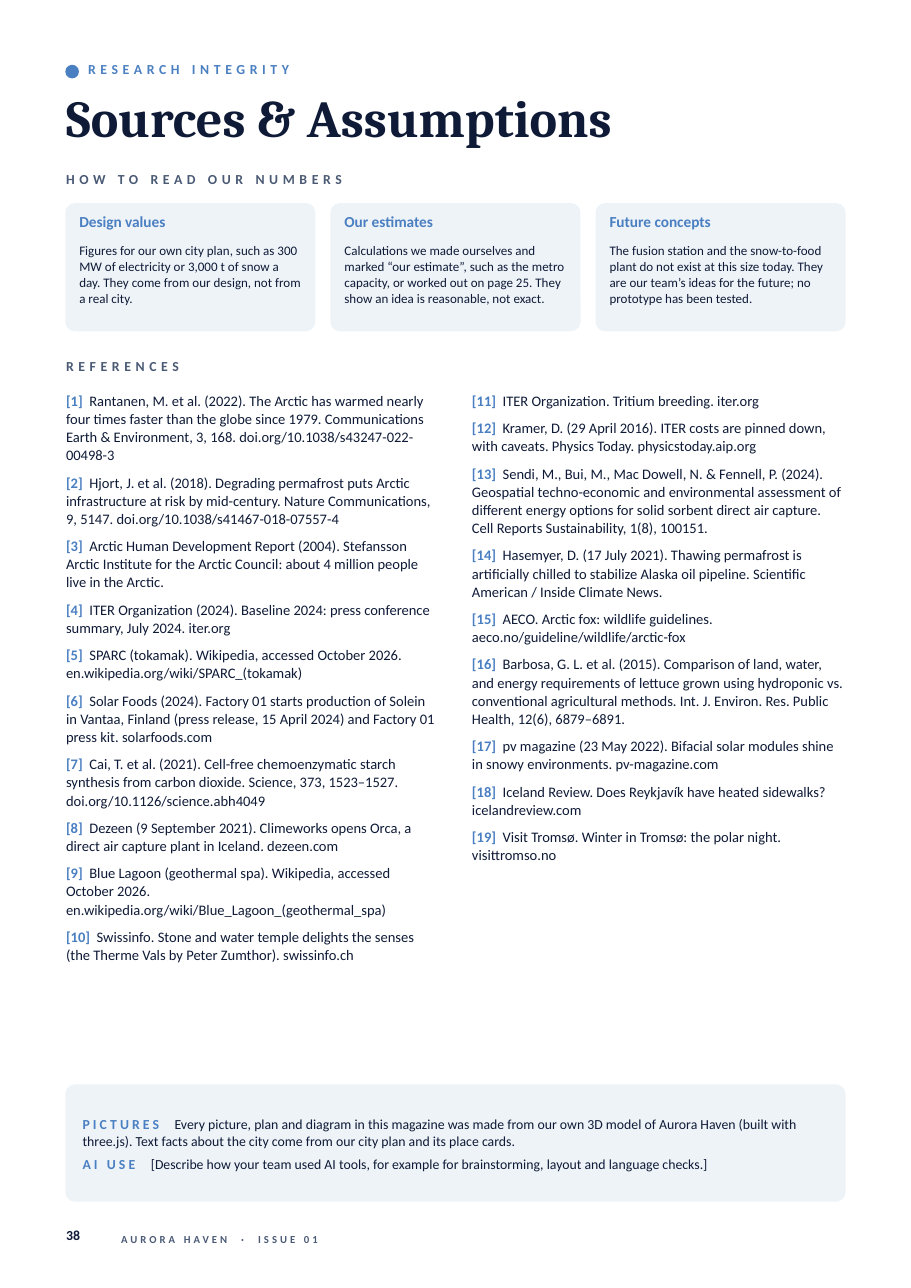
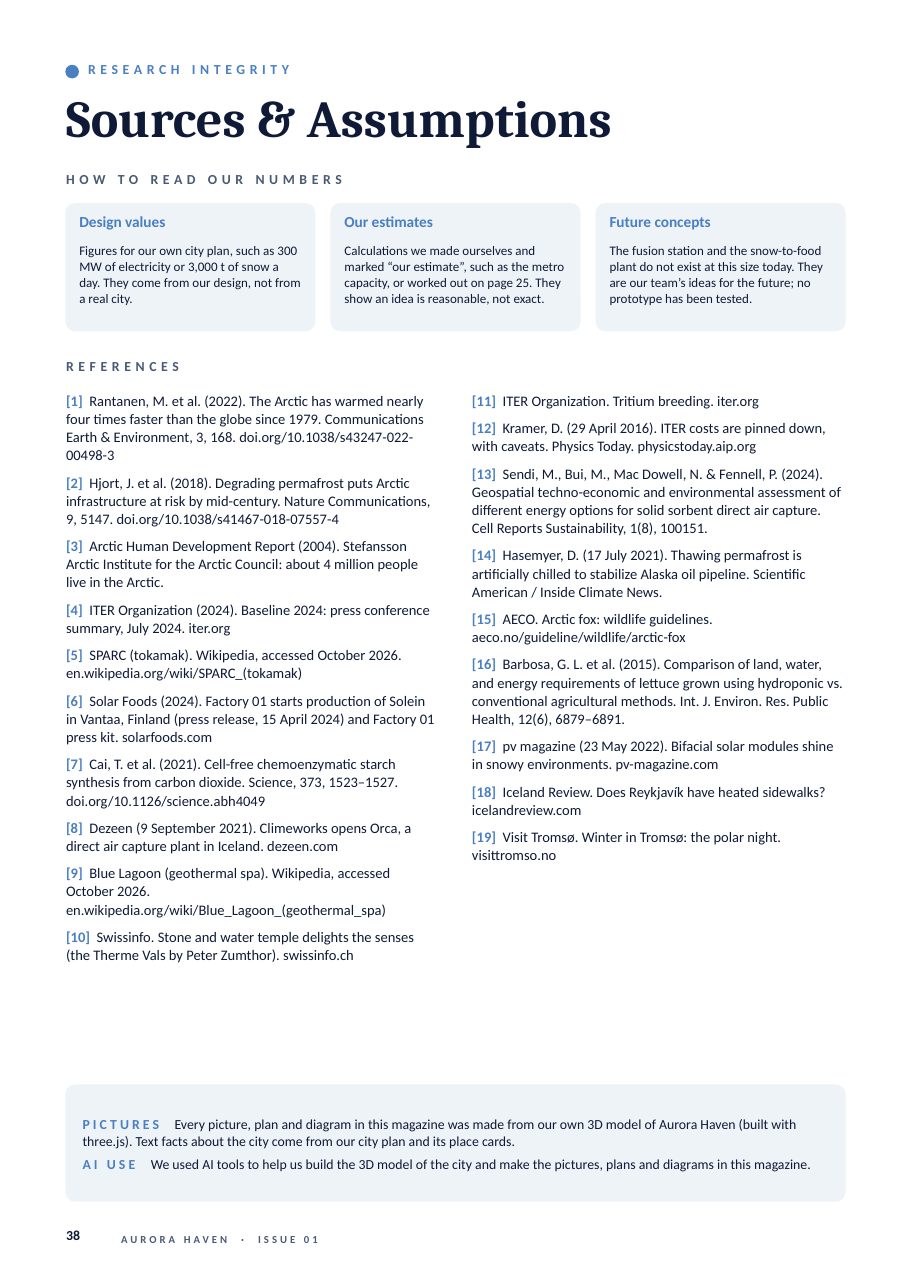
Before and after one commit to HiroKasumi-bit/chatbox-bi-n-o, a slide deck: slide 38 of output/Aurora_Haven_Magazine.pptx. Drawn at 911x1288 pixels with LibreOffice and Linux fonts; fonts in the diff are those of the drawing. Boxes give left, top, right and bottom in pixels: in the first picture for what was removed or moved away, otherwise in the second. Text is boxed around its words. In the diff, an @@ line names an element or a change of style, - is before the commit and + after.

```diff
--- a/output/Aurora_Haven_Magazine.pptx
+++ b/output/Aurora_Haven_Magazine.pptx
@@ text at <box>83,1159,811,1172</box>: text changed @@
-AI USE [Describe how your team used AI tools, for example for brainstorming, layout and language checks.]
+AI USE We used AI tools to help us build the 3D model of the city and make the pictures, plans and diagrams in this magazine.
```
Also in this commit, not shown: 3 other slides changed, 3 other files.
